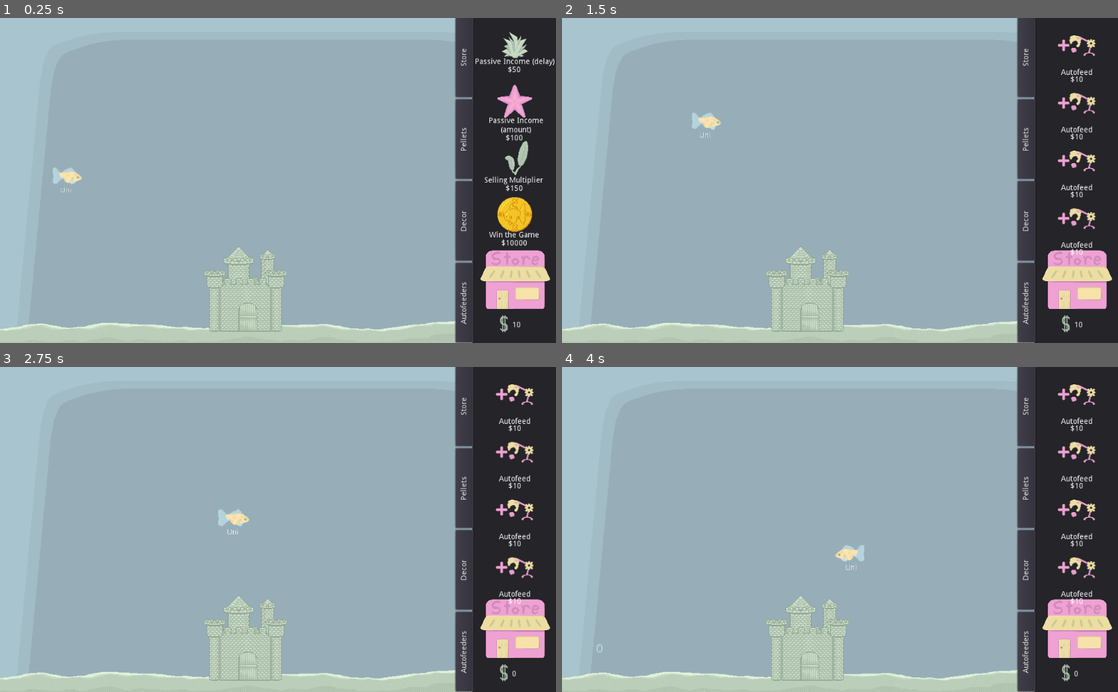
Above: before the commit, frames 1-4 (two rows, left to right).
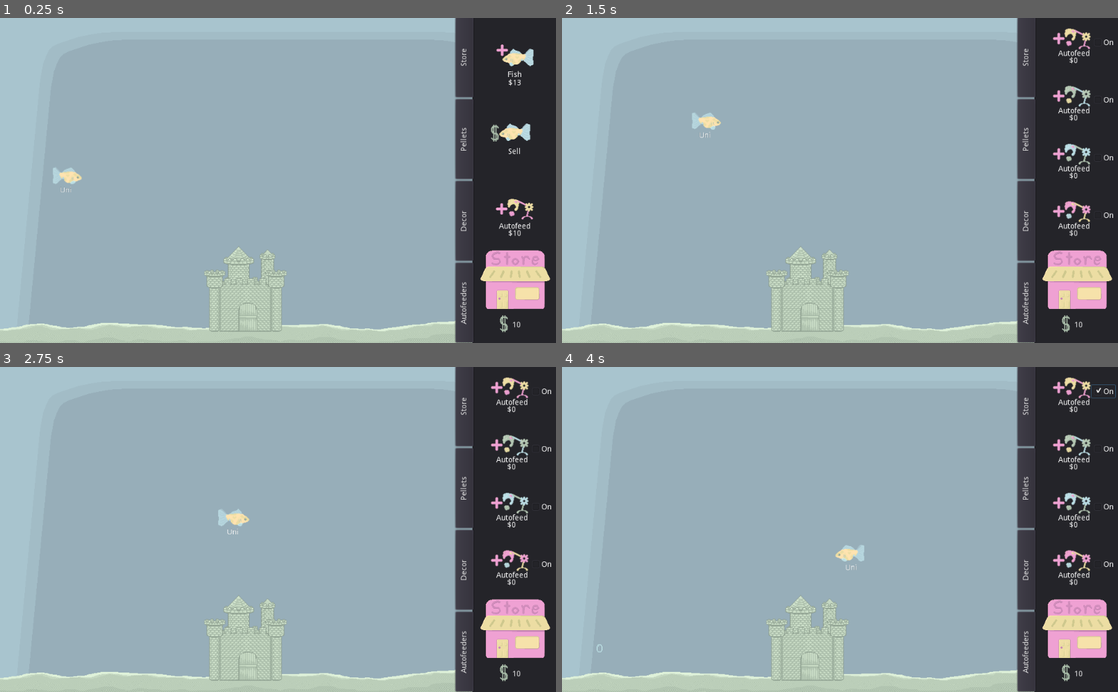
Above: after the commit, the same moments.

Repository: Struckdown/oohgamejam2020
Game: Godot game, scene res://Scenes/World.tscn
Two runs of this game, one before a commit and one after it. Both use one fixed random seed, a clock stepped at 60 frames per second and the inputs below.
Inputs (mouse positions are in pixels of both pictures, inside the frame that each line leads up to):
- Up to frame 1 (0.25 s): no input
- Up to frame 2 (1.5 s): click "Autofeeders" at 0.5 s; click (1079, 44) at 1.25 s, where only the run before the commit has a clickable "Autofeed"
- Up to frame 3 (2.75 s): click (511, 386) at 2.02 s
- Up to frame 4 (4 s): click (1079, 451) at 2.75 s, where only the run before the commit has a clickable "Autofeed"; click (1101, 389) at 3.5 s, where only the run after the commit has a clickable "On"

The runs differ from the first frame. In frame 1, 2.3% of the frame differs, in the area x 85-100%, y 4-71%; in frame 2, 1.9%; in frame 3, 1.9%; in frame 4, 1.9%.

Commit message:
Set up UI for autofeeders

Diff:
--- /dev/null
+++ b/src/Scenes/AutofeederBtn.tscn
@@ -0,0 +1,73 @@
+[gd_scene load_steps=4 format=2]
+
+[ext_resource path="res://Art/HUD Elements/buy autofeeder (0).png" type="Texture" id=1]
+[ext_resource path="res://Scripts/AutofeederBtn.gd" type="Script" id=2]
+
+[sub_resource type="ImageTexture" id=1]
+
+[node name="AutofeederButton" type="Control"]
+margin_right = 161.0
+margin_bottom = 103.0
+script = ExtResource( 2 )
+__meta__ = {
+"_edit_use_anchors_": false
+}
+
+[node name="AutofeederBtn" type="TextureButton" parent="."]
+margin_left = 24.7841
+margin_top = 13.2683
+margin_right = 109.784
+margin_bottom = 64.2683
+size_flags_vertical = 3
+texture_normal = ExtResource( 1 )
+texture_pressed = SubResource( 1 )
+expand = true
+stretch_mode = 3
+__meta__ = {
+"_edit_use_anchors_": false
+}
+
+[node name="AutoFeederLbl" type="Label" parent="."]
+margin_left = 41.5186
+margin_top = 58.831
+margin_right = 99.5186
+margin_bottom = 73.831
+size_flags_vertical = 3
+text = "Autofeed"
+align = 1
+__meta__ = {
+"_edit_use_anchors_": false
+}
+
+[node name="AutoFeederCostLbl2" type="Label" parent="."]
+margin_left = 57.7841
+margin_top = 72.2683
+margin_right = 81.7841
+margin_bottom = 86.2683
+size_flags_vertical = 7
+text = "$0"
+align = 1
+__meta__ = {
+"_edit_use_anchors_": false
+}
+
+[node name="CheckBox" type="CheckBox" parent="."]
+margin_left = 102.784
+margin_top = 32.7483
+margin_right = 146.784
+margin_bottom = 56.7483
+__meta__ = {
+"_edit_use_anchors_": false
+}
+
+[node name="Label" type="Label" parent="CheckBox"]
+anchor_right = 1.0
+anchor_bottom = 1.0
+margin_left = 21.5021
+margin_top = 5.73449
+margin_right = -3.49792
+margin_bottom = -4.26551
+text = "On"
+__meta__ = {
+"_edit_use_anchors_": false
+}
--- a/src/Scenes/StoreUI.tscn
+++ b/src/Scenes/StoreUI.tscn
@@ -7,7 +7,7 @@
 [ext_resource path="res://Art/HUD Elements/More Fish.png" type="Texture" id=5]
 [ext_resource path="res://Audio/button.wav" type="AudioStream" id=6]
 [ext_resource path="res://Art/HUD Elements/money.png" type="Texture" id=7]
-[ext_resource path="res://Art/HUD Elements/buy autofeeder.png" type="Texture" id=8]
+[ext_resource path="res://Art/HUD Elements/buy autofeeder (0).png" type="Texture" id=8]
 [ext_resource path="res://Audio/buyfish.wav" type="AudioStream" id=9]
 [ext_resource path="res://Art/HUD Elements/blue pellet.png" type="Texture" id=10]
 [ext_resource path="res://Art/HUD Elements/pink pellet.png" type="Texture" id=11]
@@ -16,6 +16,7 @@
 [ext_resource path="res://Art/Decorations/long plant icon.png" type="Texture" id=14]
 [ext_resource path="res://Art/HUD Elements/starfish icon.png" type="Texture" id=15]
 [ext_resource path="res://Art/HUD Elements/coin.png" type="Texture" id=16]
+[ext_resource path="res://Scenes/AutofeederBtn.tscn" type="PackedScene" id=20]
 
 [sub_resource type="ImageTexture" id=1]
 
@@ -148,7 +149,6 @@
 }
 
 [node name="MainShopUI" type="Control" parent="Content"]
-visible = false
 anchor_right = 1.0
 anchor_bottom = 1.0
 margin_left = 4.0
@@ -423,6 +423,7 @@
 }
 
 [node name="DecorationShopUI" type="Control" parent="Content"]
+visible = false
 anchor_right = 3.464
 anchor_bottom = 4.563
 margin_left = 4.0
@@ -612,144 +613,31 @@
 "_edit_use_anchors_": false
 }
 
-[node name="AutofeederBtn" type="TextureButton" parent="Content/AutofeederShopUI/VBoxContainer"]
+[node name="AutofeederBtn" parent="Content/AutofeederShopUI/VBoxContainer" instance=ExtResource( 20 )]
 margin_right = 153.0
 margin_bottom = 102.0
 size_flags_vertical = 3
-texture_normal = ExtResource( 8 )
-texture_pressed = SubResource( 1 )
-expand = true
-stretch_mode = 3
-__meta__ = {
-"_edit_use_anchors_": false
-}
-
-[node name="AutoFeederLbl" type="Label" parent="Content/AutofeederShopUI/VBoxContainer/AutofeederBtn"]
-anchor_right = 1.0
-anchor_bottom = 1.0
-margin_top = 94.1502
-margin_bottom = 8.15021
-text = "Autofeed"
-align = 1
-__meta__ = {
-"_edit_use_anchors_": false
-}
-
-[node name="AutoFeederCostLbl2" type="Label" parent="Content/AutofeederShopUI/VBoxContainer/AutofeederBtn"]
-anchor_right = 1.0
-anchor_bottom = 1.0
-margin_top = 107.15
-margin_bottom = 23.1502
-text = "$10"
-align = 1
-__meta__ = {
-"_edit_use_anchors_": false
-}
-
-[node name="AutofeederBtn2" type="TextureButton" parent="Content/AutofeederShopUI/VBoxContainer"]
+
+[node name="AutofeederBtn2" parent="Content/AutofeederShopUI/VBoxContainer" instance=ExtResource( 20 )]
 margin_top = 106.0
 margin_right = 153.0
 margin_bottom = 208.0
 size_flags_vertical = 3
-texture_normal = ExtResource( 8 )
-texture_pressed = SubResource( 1 )
-expand = true
-stretch_mode = 3
-__meta__ = {
-"_edit_use_anchors_": false
-}
-
-[node name="AutoFeederLbl" type="Label" parent="Content/AutofeederShopUI/VBoxContainer/AutofeederBtn2"]
-anchor_right = 1.0
-anchor_bottom = 1.0
-margin_top = 94.1502
-margin_bottom = 8.15021
-text = "Autofeed"
-align = 1
-__meta__ = {
-"_edit_use_anchors_": false
-}
-
-[node name="AutoFeederCostLbl2" type="Label" parent="Content/AutofeederShopUI/VBoxContainer/AutofeederBtn2"]
-anchor_right = 1.0
-anchor_bottom = 1.0
-margin_top = 107.15
-margin_bottom = 23.1502
-text = "$10"
-align = 1
-__meta__ = {
-"_edit_use_anchors_": false
-}
-
-[node name="AutofeederBtn3" type="TextureButton" parent="Content/AutofeederShopUI/VBoxContainer"]
+feederType = 1
+
+[node name="AutofeederBtn3" parent="Content/AutofeederShopUI/VBoxContainer" instance=ExtResource( 20 )]
 margin_top = 212.0
 margin_right = 153.0
 margin_bottom = 314.0
 size_flags_vertical = 3
-texture_normal = ExtResource( 8 )
-texture_pressed = SubResource( 1 )
-expand = true
-stretch_mode = 3
-__meta__ = {
-"_edit_use_anchors_": false
-}
-
-[node name="AutoFeederLbl" type="Label" parent="Content/AutofeederShopUI/VBoxContainer/AutofeederBtn3"]
-anchor_right = 1.0
-anchor_bottom = 1.0
-margin_top = 94.1502
-margin_bottom = 8.15021
-text = "Autofeed"
-align = 1
-__meta__ = {
-"_edit_use_anchors_": false
-}
-
-[node name="AutoFeederCostLbl2" type="Label" parent="Content/AutofeederShopUI/VBoxContainer/AutofeederBtn3"]
-anchor_right = 1.0
-anchor_bottom = 1.0
-margin_top = 107.15
-margin_bottom = 23.1502
-text = "$10"
-align = 1
-__meta__ = {
-"_edit_use_anchors_": false
-}
-
-[node name="AutofeederBtn4" type="TextureButton" parent="Content/AutofeederShopUI/VBoxContainer"]
+feederType = 2
+
+[node name="AutofeederBtn4" parent="Content/AutofeederShopUI/VBoxContainer" instance=ExtResource( 20 )]
 margin_top = 318.0
 margin_right = 153.0
 margin_bottom = 422.0
 size_flags_vertical = 3
-texture_normal = ExtResource( 8 )
-texture_pressed = SubResource( 1 )
-expand = true
-stretch_mode = 3
-__meta__ = {
-"_edit_use_anchors_": false
-}
-
-[node name="AutoFeederLbl" type="Label" parent="Content/AutofeederShopUI/VBoxContainer/AutofeederBtn4"]
-anchor_right = 1.0
-anchor_bottom = 1.0
-margin_top = 94.1502
-margin_bottom = 8.15021
-text = "Autofeed"
-align = 1
-__meta__ = {
-"_edit_use_anchors_": false
-}
-
-[node name="AutoFeederCostLbl2" type="Label" parent="Content/AutofeederShopUI/VBoxContainer/AutofeederBtn4"]
-anchor_right = 1.0
-anchor_bottom = 1.0
-margin_top = 107.15
-margin_bottom = 23.1502
-text = "$10"
-align = 1
-__meta__ = {
-"_edit_use_anchors_": false
-}
+feederType = 3
 [connection signal="pressed" from="Tabs/HBoxContainer/Autofeed" to="." method="_on_Autofeeder_pressed"]
 [connection signal="pressed" from="Tabs/HBoxContainer/Plants" to="." method="_on_Plants_pressed"]
 [connection signal="pressed" from="Tabs/HBoxContainer/Pellets" to="." method="_on_Pellets_pressed"]
@@ -765,7 +653,3 @@
 [connection signal="pressed" from="Content/DecorationShopUI/VBoxContainer/BulkDecor" to="." method="_on_Plant_pressed" binds= [ "bulk" ]]
 [connection signal="pressed" from="Content/DecorationShopUI/VBoxContainer/MultiplierDecor" to="." method="_on_Plant_pressed" binds= [ "multiplier" ]]
 [connection signal="pressed" from="Content/DecorationShopUI/VBoxContainer/WinDecor" to="." method="_on_Plant4_pressed"]
-[connection signal="pressed" from="Content/AutofeederShopUI/VBoxContainer/AutofeederBtn" to="." method="_on_AutofeederBtn_pressed"]
-[connection signal="pressed" from="Content/AutofeederShopUI/VBoxContainer/AutofeederBtn2" to="." method="_on_AutofeederBtn_pressed"]
-[connection signal="pressed" from="Content/AutofeederShopUI/VBoxContainer/AutofeederBtn3" to="." method="_on_AutofeederBtn_pressed"]
-[connection signal="pressed" from="Content/AutofeederShopUI/VBoxContainer/AutofeederBtn4" to="." method="_on_AutofeederBtn_pressed"]
--- /dev/null
+++ b/src/Scripts/AutofeederBtn.gd
@@ -0,0 +1,20 @@
+tool
+extends Control
+
+export(int) var initialCost setget setInitialCost
+var currentCost = initialCost
+export(int) var feederType
+
+# Called when the node enters the scene tree for the first time.
+func _ready():
+	var img = load("res://Art/HUD Elements/buy autofeeder (" + str(feederType) + ").png")
+	$AutofeederBtn.texture_normal = img
+
+
+# Called every frame. 'delta' is the elapsed time since the previous frame.
+#func _process(delta):
+#	pass
+
+func setInitialCost(val):
+	$AutoFeederCostLbl2.text = "$"+str(val)
+	currentCost = val
Not shown, added: src/Art/Diafish/Diafish.png.import
Renamed: src/Art/HUD Elements/buy autofeeder.png -> src/Art/HUD Elements/buy autofeeder (0).png
Not shown, added: src/Art/HUD Elements/buy autofeeder (0).png.import
Binary file changed: src/Art/HUD Elements/buy autofeeder (1).png
Binary file changed: src/Art/HUD Elements/buy autofeeder (2).png
Not shown, changed: src/Art/HUD Elements/hand rotated.png.import
Not shown, added: src/Art/Skelefish/Skelefish.png.import
Not shown: 1 places in src/Scenes/StoreUI.tscn that only renumber resources
